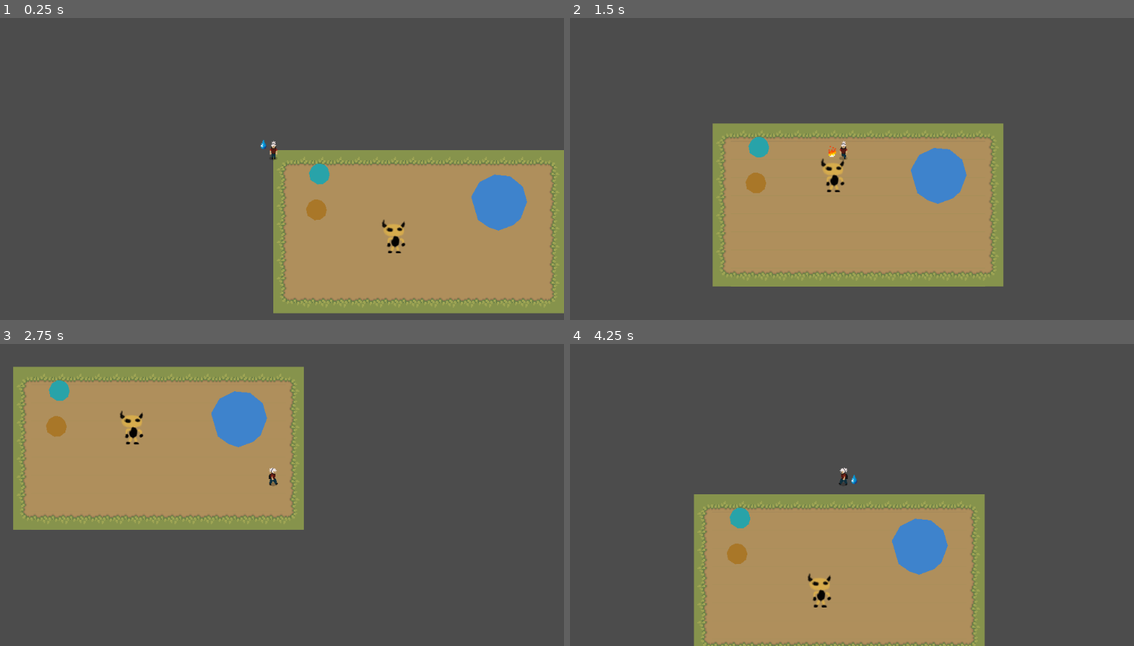
Above: before the commit, frames 1-4 (two rows, left to right).
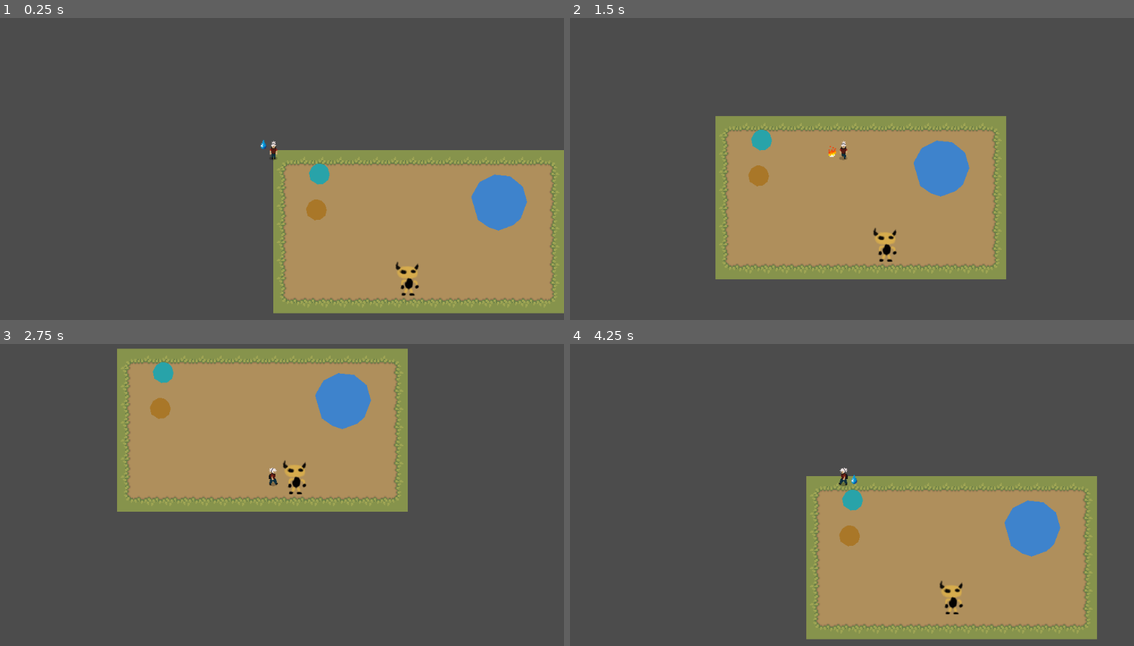
Above: after the commit, the same moments.

Repository: drarbego/magic-garden
Game: Godot game, scene res://Worlds/HomeTown.tscn
Same seed, same stepped clock (60 frames per second), same inputs: the game is played once before the commit and once after it.
Inputs (mouse positions are in pixels of both pictures, inside the frame that each line leads up to):
- Up to frame 1 (0.25 s): no input
- Up to frame 2 (1.5 s): move the mouse to (970, 132) at 0.52 s; hold Right (ui_right) 0.53-1.28 s; hold Shift (change_action) 0.53-1.28 s; tap Space (ui_select) at 0.77 s; move the mouse to (727, 165) at 1.27 s; hold Down (ui_down) from 1.28 s (still down); click (727, 165) at 1.35 s
- Up to frame 3 (2.75 s): tap Space (ui_select) at 1.52 s; move the mouse to (332, 401) at 2.02 s; release Down (ui_down) at 2.03 s; hold Right (ui_right) from 2.03 s (still down); hold Shift (change_action) from 2.03 s (still down)
- Up to frame 4 (4.25 s): move the mouse to (812, 543) at 2.77 s; release Right (ui_right) at 2.78 s; release Shift (change_action) at 2.78 s; hold Up (ui_up) 2.78-3.53 s; click (812, 543) at 2.85 s; tap Space (ui_select) at 3.02, 3.77 s; move the mouse to (1015, 528) at 3.52 s; hold Left (ui_left) from 3.53 s (still down); hold Shift (change_action) from 3.53 s (still down)

The runs differ from the first frame. In frame 1, 0.5% of the frame differs, in the area x 67-75%, y 66-93%; in frame 2, 7.1%; in frame 3, 30%, in the area x 2-73%, y 1-62%; in frame 4, 29%.

Commit message:
Base for different enemy types

Diff:
--- /dev/null
+++ b/EnemyTypes/Looter.gd
@@ -0,0 +1,17 @@
+extends Enemy
+
+
+func _ready():
+	self.current_state = $States/Wandering
+
+func physics_process(delta):
+	self.current_state.physics_process(delta, self)
+
+func on_HitBox_body_entered(body):
+	pass
+
+func on_VisionArea_body_entered(body):
+	pass
+
+func on_VisionArea_body_exited(body):
+	pass
--- /dev/null
+++ b/EnemyTypes/Looter.tscn
@@ -0,0 +1,39 @@
+[gd_scene load_steps=8 format=2]
+
+[ext_resource path="res://Engine/Enemy/Enemy.tscn" type="PackedScene" id=1]
+[ext_resource path="res://Assets/generic_enemy.png" type="Texture" id=2]
+[ext_resource path="res://EnemyTypes/Looter.gd" type="Script" id=3]
+[ext_resource path="res://EnemyTypes/Wandering.gd" type="Script" id=4]
+
+[sub_resource type="CircleShape2D" id=1]
+radius = 30.5989
+
+[sub_resource type="CircleShape2D" id=2]
+radius = 43.5627
+
+[sub_resource type="CircleShape2D" id=3]
+radius = 87.8206
+
+[node name="Looter" instance=ExtResource( 1 )]
+script = ExtResource( 3 )
+
+[node name="CollisionShape2D" type="CollisionShape2D" parent="." index="0"]
+shape = SubResource( 1 )
+
+[node name="CollisionShape2D" type="CollisionShape2D" parent="HitBox" index="0"]
+shape = SubResource( 2 )
+
+[node name="CollisionShape2D" type="CollisionShape2D" parent="VisionArea" index="0"]
+shape = SubResource( 3 )
+
+[node name="Sprite" parent="." index="3"]
+texture = ExtResource( 2 )
+
+[node name="States" type="Node" parent="." index="4"]
+
+[node name="Wandering" type="Node" parent="States" index="0"]
+script = ExtResource( 4 )
+
+[node name="Eating" type="Node" parent="States" index="1"]
+
+[node name="Attacking" type="Node" parent="States" index="2"]
--- /dev/null
+++ b/EnemyTypes/Wandering.gd
@@ -0,0 +1,16 @@
+extends Node
+
+
+const DIR_CHANGE_TIME = 2.0
+var timer = 0
+
+var direction = Vector2.ZERO
+var speed = 50
+
+func physics_process(delta, enemy):
+	self.timer -= delta
+	if self.timer <= 0:
+		self.timer = DIR_CHANGE_TIME
+		self.direction = [Vector2.UP, Vector2.DOWN, Vector2.LEFT, Vector2.RIGHT][randi() % 4]
+
+	enemy.move_and_slide(self.direction * self.speed)
--- a/Engine/Enemy/Enemy.gd
+++ b/Engine/Enemy/Enemy.gd
@@ -3,21 +3,33 @@
 
 class_name Enemy
 
+var current_state: Object = null
 
-const DIR_CHANGE_TIME = 2.0
-var timer = 0
-
-var direction = Vector2.ZERO
-var speed = 50
 
 func _physics_process(delta):
-	timer -= delta
-	if timer <= 0:
-		timer = DIR_CHANGE_TIME
-		self.direction = [Vector2.UP, Vector2.DOWN, Vector2.LEFT, Vector2.RIGHT][randi() % 4]
+	self.physics_process(delta)
 
-	move_and_slide(self.direction * self.speed)
+func physics_process(delta):
+	# NOT IMPLEMENTED
+	pass
 
 func _on_HitBox_body_entered(body):
-	if body is FireBall:
-		self.queue_free()
+	self.on_HitBox_body_entered(body)
+
+func on_HitBox_body_entered(body):
+	# NOT IMPLEMENTED
+	pass
+
+func _on_VisionArea_body_entered(body):
+	self.on_VisionArea_body_entered(body)
+
+func on_VisionArea_body_entered(body):
+	# NOT IMPLEMENTED
+	pass
+
+func _on_VisionArea_body_exited(body):
+	self.on_VisionArea_body_exited(body)
+
+func on_VisionArea_body_exited(body):
+	# NOT IMPLEMENTED
+	pass
--- a/Engine/Enemy/Enemy.tscn
+++ b/Engine/Enemy/Enemy.tscn
@@ -1,27 +1,17 @@
-[gd_scene load_steps=5 format=2]
+[gd_scene load_steps=2 format=2]
 
-[ext_resource path="res://Assets/generic_enemy.png" type="Texture" id=1]
 [ext_resource path="res://Engine/Enemy/Enemy.gd" type="Script" id=2]
-
-[sub_resource type="CircleShape2D" id=1]
-radius = 29.7605
-
-[sub_resource type="CircleShape2D" id=2]
-radius = 41.416
 
 [node name="Enemy" type="KinematicBody2D"]
 script = ExtResource( 2 )
-
-[node name="CollisionShape2D" type="CollisionShape2D" parent="."]
-shape = SubResource( 1 )
-
-[node name="Sprite" type="Sprite" parent="."]
-texture = ExtResource( 1 )
 
 [node name="HitBox" type="Area2D" parent="."]
 collision_layer = 2
 collision_mask = 2
 
-[node name="CollisionShape2D" type="CollisionShape2D" parent="HitBox"]
-shape = SubResource( 2 )
+[node name="VisionArea" type="Area2D" parent="."]
+
+[node name="Sprite" type="Sprite" parent="."]
 [connection signal="body_entered" from="HitBox" to="." method="_on_HitBox_body_entered"]
+[connection signal="body_entered" from="VisionArea" to="." method="_on_VisionArea_body_entered"]
+[connection signal="body_exited" from="VisionArea" to="." method="_on_VisionArea_body_exited"]
--- a/Worlds/HomeTown.tscn
+++ b/Worlds/HomeTown.tscn
@@ -4,7 +4,7 @@
 [ext_resource path="res://Engine/Character/Character.tscn" type="PackedScene" id=2]
 [ext_resource path="res://Assets/world-tiles.png" type="Texture" id=3]
 [ext_resource path="res://WaterDispenser.tscn" type="PackedScene" id=4]
-[ext_resource path="res://Engine/Enemy/Enemy.tscn" type="PackedScene" id=5]
+[ext_resource path="res://EnemyTypes/Looter.tscn" type="PackedScene" id=5]
 [ext_resource path="res://SeedDispenser.tscn" type="PackedScene" id=6]
 [ext_resource path="res://SeedDispenser2.tscn" type="PackedScene" id=7]
 
@@ -285,5 +285,5 @@
 [node name="Character" parent="." instance=ExtResource( 2 )]
 world_path = NodePath("..")
 
-[node name="Enemy" parent="." instance=ExtResource( 5 )]
-position = Vector2( 213.268, 162.757 )
+[node name="Looter" parent="." instance=ExtResource( 5 )]
+position = Vector2( 224.76, 224.76 )
